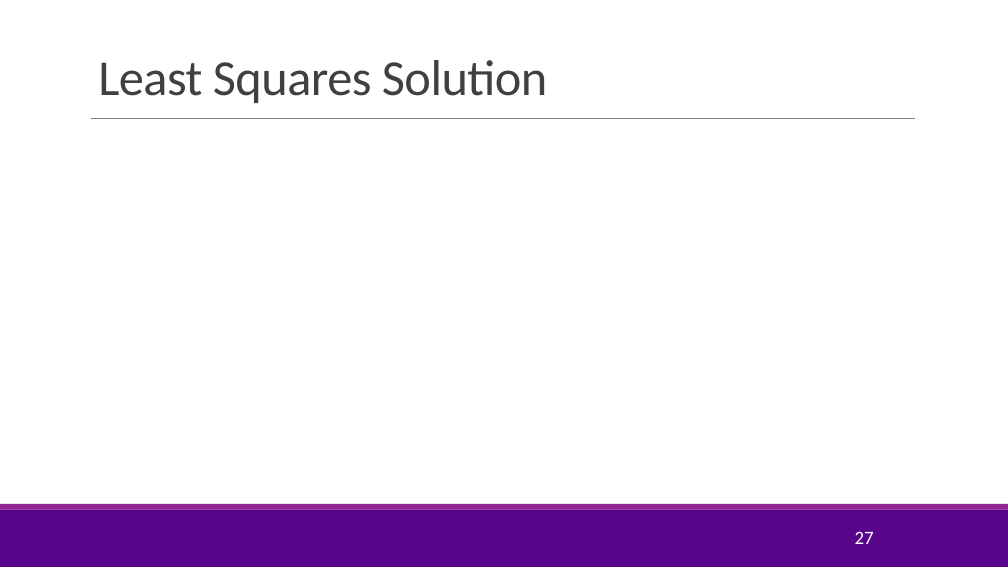
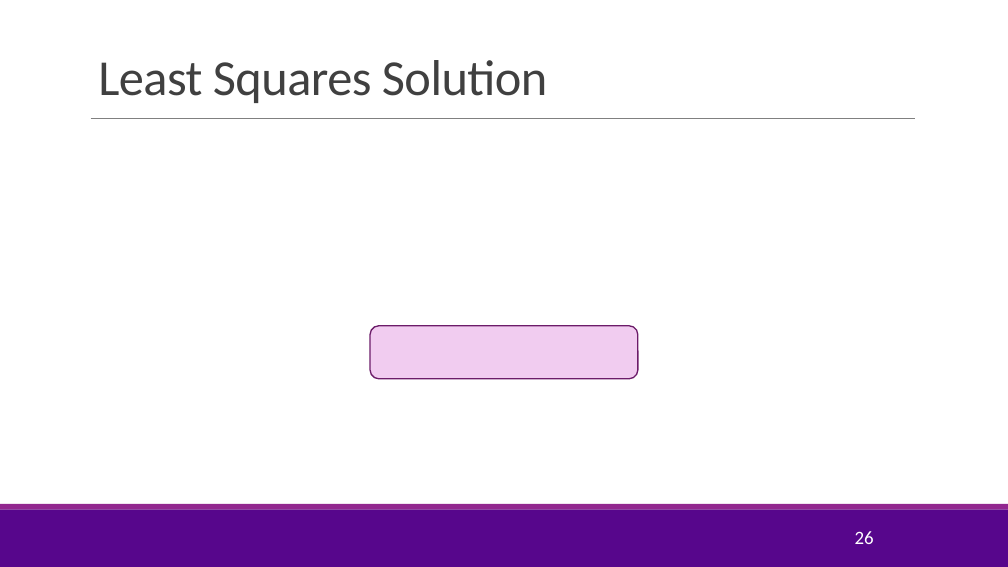
Before and after one commit to sdrangan/introml, a slide deck: slide 26 of lectures/Lect03_MultLinRegression.pptx (slide 27 before the commit). Drawn at 1008x567 pixels with LibreOffice and Linux fonts; fonts in the diff are those of the drawing; grey boxes stand for pictures; background and template pictures are left out. Boxes give left, top, right and bottom in pixels: in the first picture for what was removed or moved away, otherwise in the second. Text is boxed around its words. In the diff, an @@ line names an element or a change of style, - is before the commit and + after.

```diff
--- a/lectures/Lect03_MultLinRegression.pptx
+++ b/lectures/Lect03_MultLinRegression.pptx
@@ rounded rectangle added at bbox=[371, 326, 638, 379], fill #F1CCF0, outline #6C1D6A 1.25 pt @@
@@ page number at bbox=[855, 531, 874, 544]: text changed @@
-27
+26
```
Also in this commit, not shown: 8 other slides changed, 2 slides added, 1 slide removed, 10 other files.
